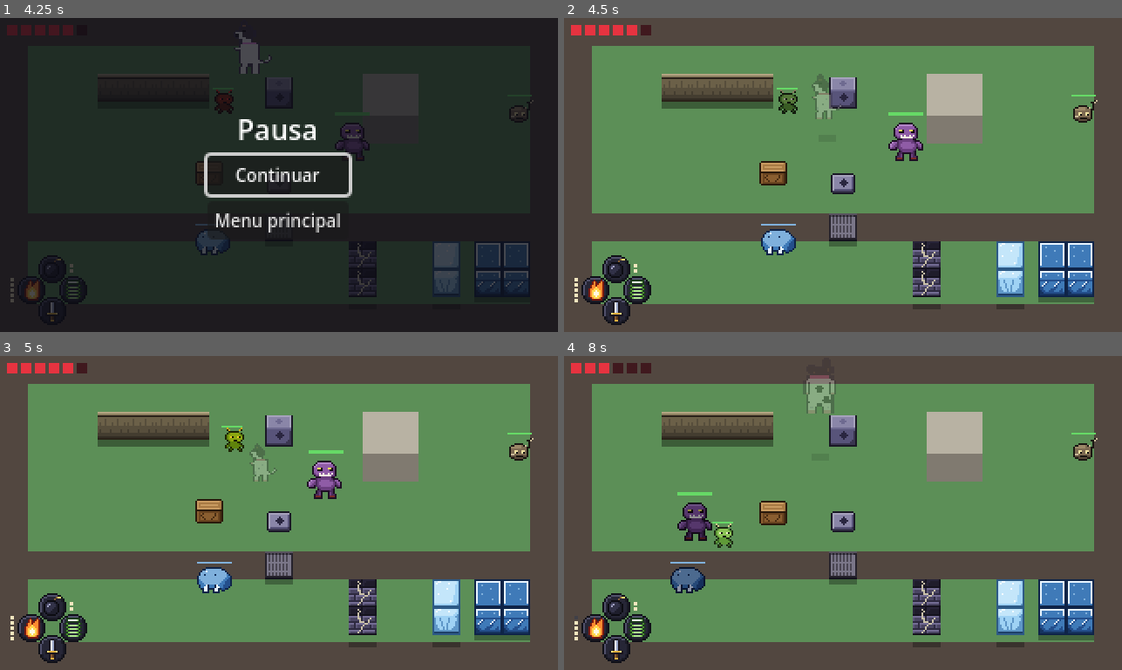
Above: before the commit, frames 1-4 (two rows, left to right).
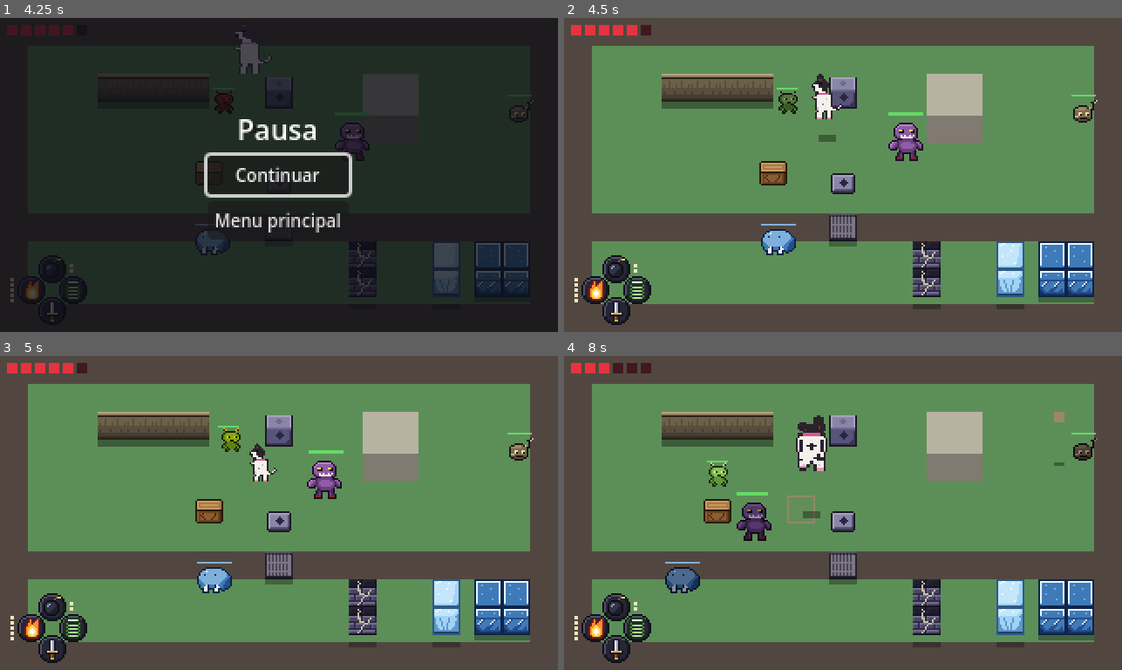
Above: after the commit, the same moments.

Repository: marcelozorza/Alttp2
Game: Godot game, scene res://world/test_room.tscn
Two runs of this game, one before a commit and one after it. Both use one fixed random seed, a clock stepped at 60 frames per second and the inputs below. This scene is started directly instead of the project's main scene.
Inputs (mouse positions are in pixels of both pictures, inside the frame that each line leads up to):
- Up to frame 1 (4.25 s): move the mouse to (401, 159) at 0.52 s; hold D (move_right) 0.53-1.28 s; tap J (attack) at 0.6, 3.05, 3.6 s; click (401, 159) at 0.67 s; tap Space (jump) at 0.77, 1.07, 1.52, 1.82, 2.3, 2.85, 3.02, 3.32, 3.77, 4.07 s; tap L (use_bomb) at 0.8, 1.35, 3.8 s; move the mouse to (167, 190) at 1.27 s; hold S (move_down) 1.28-2.03 s; tap K (use_fire) at 1.55, 2.1 s; move the mouse to (334, 105) at 2.02 s; hold D (move_right) 2.03-2.78 s; move the mouse to (251, 237) at 2.77 s; hold W (move_up) 2.78-3.53 s; click (251, 237) at 2.92 s; move the mouse to (446, 222) at 3.52 s; hold A (move_left) from 3.53 s (still down); tap Escape (pause) at 4.15 s
- Up to frame 2 (4.5 s): release A (move_left) at 4.25 s; click "Continuar" at 4.25 s
- Up to frame 3 (5 s): no input
- Up to frame 4 (8 s): move the mouse to (675, 465) at 5.02 s; hold A (move_left) 5.03-5.78 s; tap Shift (lock_facing) at 5.1 s; tap Space (jump) at 5.27, 5.57, 6.05, 6.77, 7.07, 7.52, 7.82 s; tap K (use_fire) at 5.3, 6.6 s; move the mouse to (870, 513) at 5.77 s; hold S (move_down) 5.78-6.53 s; tap L (use_bomb) at 5.85, 7.55 s; click (870, 513) at 5.92 s; move the mouse to (759, 434) at 6.52 s; hold D (move_right) 6.53-7.28 s; tap J (attack) at 6.8, 7.35 s; move the mouse to (965, 497) at 7.27 s; hold W (move_up) from 7.28 s (still down)

Frame 1 is identical in both runs. In frame 2, 0.5% of the frame differs, in the area x 44-50%, y 17-40%; in frame 3, 0.5%; in frame 4, 4.3%, in the area x 1-96%, y 6-84%.

Commit message:
Fôlego na corrida, relógio que para na pausa e música pausada com o menu
Três pedidos de Marcelo jogando. A corrida contínua dura 4 s e cansa o
personagem, que só corre de novo depois de 4 s recuperando o fôlego, sem
nenhum indicador na tela (run_time e run_rest_time no personagem, zero
desliga). O item que ficava no ar sobre o baú voltou porque todo tempo de
jogo era contado com Engine.get_physics_frames(), que segue contando com
o jogo pausado: o novo autoload Clock conta ticks só enquanto o jogo
roda, e passa a ser o relógio da invencibilidade, das cargas, do pavio da
bomba, dos avisos dos inimigos e do item sobre o baú. Só os sons ficam
com o relógio do Godot, porque os do menu tocam na pausa. O menu de pausa
pausa a trilha e a retoma de onde parou. O README passa a descrever o
menu e os capítulos com a numeração nova.

Co-Authored-By: Claude Fable 5.1 <noreply@anthropic.com>
Claude-Session: https://claude.ai/code/session_016s7NevSgZhoYUZ8ynYMumd

Diff:
--- a/audio/music.gd
+++ b/audio/music.gd
@@ -29,6 +29,11 @@
 	_player.play()
 
 
+## Pausa a trilha com o menu de pausa e a retoma de onde parou.
+func set_paused(paused: bool) -> void:
+	_player.stream_paused = paused
+
+
 ## Solta a trilha ao fechar o jogo, para o Godot não acusar recurso preso.
 func _exit_tree() -> void:
 	_player.stop()
--- a/enemies/boss.gd
+++ b/enemies/boss.gd
@@ -147,7 +147,7 @@
 func take_hit(amount: int, _direction: Vector2, kind := Hit.Kind.SWORD) -> void:
 	if _state == State.DEAD:
 		return
-	var now := Engine.get_physics_frames()
+	var now := Clock.tick
 	if _shell:
 		if _breaks_shell(kind):
 			_shell = false
@@ -173,7 +173,7 @@
 
 ## Dano no chefe já sem proteção, conforme o multiplicador de cada golpe.
 func _take_damage(amount: int, kind: Hit.Kind) -> void:
-	var now := Engine.get_physics_frames()
+	var now := Clock.tick
 	var factor := _factor(kind)
 	if factor == 0:
 		_immune_tick = now
@@ -208,7 +208,7 @@
 
 
 func _update_state() -> void:
-	var now := Engine.get_physics_frames()
+	var now := Clock.tick
 	if not _shell and now - _shell_break_tick >= GameMath.ticks(shell_regrow_time):
 		_shell = true
 		Sfx.play(&"shell_regrow")
@@ -317,7 +317,7 @@
 			State.CHARGE:
 				Sfx.play(&"boss_charge")
 	_state = state
-	_state_tick = Engine.get_physics_frames()
+	_state_tick = Clock.tick
 
 
 func _die() -> void:
@@ -333,7 +333,7 @@
 ## aviso de cada ataque, mais escuro parado depois de atacar, branco ao levar
 ## dano e cinza quando o golpe não o afeta. A casca pisca antes de voltar.
 func _draw() -> void:
-	var now := Engine.get_physics_frames()
+	var now := Clock.tick
 	var elapsed := now - _state_tick
 	var tint := Color.WHITE
 	var shake := Vector2.ZERO
--- a/enemies/enemy.gd
+++ b/enemies/enemy.gd
@@ -138,7 +138,7 @@
 
 func _ready() -> void:
 	health = max_health
-	_next_throw_tick = Engine.get_physics_frames() + GameMath.ticks(first_throw_delay)
+	_next_throw_tick = Clock.tick + GameMath.ticks(first_throw_delay)
 
 
 ## Recebe um golpe. O empurrão vem separado, pela física.
@@ -147,11 +147,11 @@
 		return
 	var factor := _factor(kind)
 	if factor == 0:
-		_immune_tick = Engine.get_physics_frames()
+		_immune_tick = Clock.tick
 		Sfx.play(&"immune")
 		return
 	health -= amount * factor
-	_hit_tick = Engine.get_physics_frames()
+	_hit_tick = Clock.tick
 	if health <= 0:
 		Sfx.play(&"enemy_die")
 		_die()
@@ -168,7 +168,7 @@
 	velocity = Vector2.ZERO
 	visible = true
 	_base.set_deferred("disabled", false)
-	_next_throw_tick = Engine.get_physics_frames() + GameMath.ticks(first_throw_delay)
+	_next_throw_tick = Clock.tick + GameMath.ticks(first_throw_delay)
 	_enter(State.IDLE)
 
 
@@ -206,7 +206,7 @@
 	var player := get_tree().get_first_node_in_group("player") as Node2D
 	var to_player := (player.global_position - global_position) if player else Vector2.ZERO
 	var in_sight := player != null and to_player.length() <= sight_range
-	var elapsed := Engine.get_physics_frames() - _state_tick
+	var elapsed := Clock.tick - _state_tick
 	match _state:
 		State.IDLE:
 			if in_sight:
@@ -254,14 +254,14 @@
 func _weave_velocity() -> Vector2:
 	if weave <= 0.0:
 		return Vector2.ZERO
-	return _approach_direction.orthogonal() * sin(Engine.get_physics_frames() * WEAVE_RATE) * weave
+	return _approach_direction.orthogonal() * sin(Clock.tick * WEAVE_RATE) * weave
 
 
 ## Altura do desenho acima dos pés, para quem voa.
 func _hover_height() -> float:
 	if not hover:
 		return 0.0
-	return 3.0 + sin(Engine.get_physics_frames() * 0.15) * 2.0
+	return 3.0 + sin(Clock.tick * 0.15) * 2.0
 
 
 ## Durante o bote, procura o personagem numa área um pouco maior que a base.
@@ -286,7 +286,7 @@
 func _can_throw(distance: float) -> bool:
 	return (
 		grenade_scene != null
-		and Engine.get_physics_frames() >= _next_throw_tick
+		and Clock.tick >= _next_throw_tick
 		and distance >= throw_min_range
 		and distance <= throw_max_range
 	)
@@ -295,7 +295,7 @@
 ## A granada sai da mão, acima da cabeça, e cai onde o personagem está agora.
 ## Ela fica com os efeitos do chão, que somem ao trocar de sala.
 func _throw(target: Vector2) -> void:
-	_next_throw_tick = Engine.get_physics_frames() + GameMath.ticks(throw_cooldown)
+	_next_throw_tick = Clock.tick + GameMath.ticks(throw_cooldown)
 	Sfx.play(&"grenade_throw")
 	var grenade := grenade_scene.instantiate() as Grenade
 	var layer := get_tree().get_first_node_in_group("floor_effects")
@@ -324,7 +324,7 @@
 			State.LUNGE:
 				Sfx.play(&"enemy_lunge")
 	_state = state
-	_state_tick = Engine.get_physics_frames()
+	_state_tick = Clock.tick
 
 
 func _die() -> void:
@@ -344,7 +344,7 @@
 ## corpo provisório muda de cor e o olho mostra para onde ele vai. A barra
 ## acima mostra a vida.
 func _update_visuals() -> void:
-	var elapsed := Engine.get_physics_frames() - _state_tick
+	var elapsed := Clock.tick - _state_tick
 	var color := _body_color
 	var tint := Color.WHITE
 	var shake := Vector2.ZERO
@@ -360,10 +360,10 @@
 		State.RECOVER, State.THROW_RECOVER:
 			color = _body_color.darkened(0.35)
 			tint = RECOVER_TINT
-	if Engine.get_physics_frames() - _hit_tick < GameMath.ticks(hit_flash_time):
+	if Clock.tick - _hit_tick < GameMath.ticks(hit_flash_time):
 		color = HIT_COLOR
 		tint = HIT_TINT
-	elif Engine.get_physics_frames() - _immune_tick < GameMath.ticks(hit_flash_time):
+	elif Clock.tick - _immune_tick < GameMath.ticks(hit_flash_time):
 		color = IMMUNE_COLOR
 		tint = IMMUNE_COLOR
 	if _art:
--- a/enemies/grenade.gd
+++ b/enemies/grenade.gd
@@ -48,13 +48,13 @@
 	global_position = ((target / tile).floor() + Vector2(0.5, 0.5)) * tile
 	_from = from
 	_from_height = from_height
-	_launch_tick = Engine.get_physics_frames()
+	_launch_tick = Clock.tick
 	_update_ball()
 
 
 func _physics_process(_delta: float) -> void:
 	if _burst_tick >= 0:
-		if Engine.get_physics_frames() - _burst_tick >= BURST_TICKS:
+		if Clock.tick - _burst_tick >= BURST_TICKS:
 			queue_free()
 	elif _progress() >= 1.0:
 		_burst()
@@ -66,7 +66,7 @@
 ## Fração do voo já percorrida, de 0 a 1.
 func _progress() -> float:
 	var flight := maxi(GameMath.ticks(flight_time), 1)
-	return minf(float(Engine.get_physics_frames() - _launch_tick) / flight, 1.0)
+	return minf(float(Clock.tick - _launch_tick) / flight, 1.0)
 
 
 ## Posição da granada no chão, relativa ao centro da área. É onde fica a sombra.
@@ -88,7 +88,7 @@
 
 
 func _burst() -> void:
-	_burst_tick = Engine.get_physics_frames()
+	_burst_tick = Clock.tick
 	Sfx.play(&"grenade_burst")
 	_ball.visible = false
 	_area_shape.size = _area().size
@@ -113,7 +113,7 @@
 func _draw() -> void:
 	var area := _area()
 	if _burst_tick >= 0:
-		var fade := 1.0 - float(Engine.get_physics_frames() - _burst_tick) / BURST_TICKS
+		var fade := 1.0 - float(Clock.tick - _burst_tick) / BURST_TICKS
 		draw_rect(area, Color(color, 0.7 * fade))
 		return
 	draw_rect(area, Color(color, 0.12))
--- a/enemies/sentinel.gd
+++ b/enemies/sentinel.gd
@@ -33,7 +33,7 @@
 func take_hit(amount: int, _direction: Vector2, kind := Hit.Kind.SWORD) -> void:
 	if _state == State.DEAD:
 		return
-	var now := Engine.get_physics_frames()
+	var now := Clock.tick
 	if _shell:
 		if kind == Hit.Kind.BLAST:
 			_shell = false
--- a/items/bomb.gd
+++ b/items/bomb.gd
@@ -37,19 +37,19 @@
 
 func _ready() -> void:
 	add_to_group("bombs")
-	_spawn_tick = Engine.get_physics_frames()
+	_spawn_tick = Clock.tick
 
 
 ## Fogo e explosões acendem o pavio. A bomba explode no tick seguinte, fora da
 ## consulta de física que a atingiu.
 func take_hit(_amount: int, _direction: Vector2, kind := Hit.Kind.SWORD) -> void:
 	if Hit.is_fire(kind) or kind == Hit.Kind.BLAST:
-		var lit := Engine.get_physics_frames() - GameMath.ticks(fuse_time) + 1
+		var lit := Clock.tick - GameMath.ticks(fuse_time) + 1
 		_spawn_tick = mini(_spawn_tick, lit)
 
 
 func _physics_process(delta: float) -> void:
-	var now := Engine.get_physics_frames()
+	var now := Clock.tick
 	if _blast_tick >= 0:
 		if now - _blast_tick >= BLAST_TICKS:
 			queue_free()
@@ -64,7 +64,7 @@
 
 
 func _explode() -> void:
-	_blast_tick = Engine.get_physics_frames()
+	_blast_tick = Clock.tick
 	Sfx.play(&"explosion")
 	remove_from_group("bombs")
 	_base.set_deferred("disabled", true)
@@ -93,7 +93,7 @@
 
 
 func _draw() -> void:
-	var now := Engine.get_physics_frames()
+	var now := Clock.tick
 	if _blast_tick >= 0:
 		var progress := float(now - _blast_tick) / BLAST_TICKS
 		var radius := blast_radius * (0.6 + 0.4 * progress)
--- a/items/chest.gd
+++ b/items/chest.gd
@@ -48,7 +48,7 @@
 	if is_open or kind != Hit.Kind.SWORD:
 		return
 	is_open = true
-	_open_tick = Engine.get_physics_frames()
+	_open_tick = Clock.tick
 	Sfx.play(&"chest_open")
 	var player := get_tree().get_first_node_in_group("player") as Player
 	if player:
@@ -59,7 +59,7 @@
 
 ## Redesenha enquanto o item aparece e mais uma vez depois, para apagá-lo.
 func _physics_process(_delta: float) -> void:
-	if is_open and Engine.get_physics_frames() - _open_tick <= SHOW_ITEM_TICKS + 1:
+	if is_open and Clock.tick - _open_tick <= SHOW_ITEM_TICKS + 1:
 		queue_redraw()
 
 
@@ -68,7 +68,7 @@
 		draw_texture(CLOSED_TEXTURE, TEXTURE_OFFSET)
 		return
 	draw_texture(OPEN_TEXTURE, TEXTURE_OFFSET)
-	var elapsed := Engine.get_physics_frames() - _open_tick
+	var elapsed := Clock.tick - _open_tick
 	if elapsed <= SHOW_ITEM_TICKS:
 		var rise := floorf(minf(elapsed, 20.0) * 0.5)
 		ToolIcons.draw(self, item, Vector2(0.0, -SIZE.y - 10.0 - rise))
--- a/items/fireball.gd
+++ b/items/fireball.gd
@@ -72,7 +72,7 @@
 
 func _draw() -> void:
 	# A chama tremula alternando o desenho espelhado.
-	var flicker := posmod(Engine.get_physics_frames(), 4) < 2
+	var flicker := posmod(Clock.tick, 4) < 2
 	var texture := STRONG_TEXTURE if strong else TEXTURE
 	var half := texture.get_width() / 2.0
 	draw_rect(Rect2(Vector2(-half / 2.0, -1.0), Vector2(half, 2.0)), SHADOW_COLOR)
--- a/items/relic.gd
+++ b/items/relic.gd
@@ -33,7 +33,7 @@
 
 
 func _draw() -> void:
-	var bob := sin(Engine.get_physics_frames() * 0.08) * 2.0
+	var bob := sin(Clock.tick * 0.08) * 2.0
 	var center := Vector2(0.0, -12.0 + bob)
 	draw_rect(Rect2(Vector2(-4.0, -1.0), Vector2(8.0, 2.0)), SHADOW_COLOR)
 	draw_texture(TEXTURE, (center - Vector2(6.0, 6.0)).round())
--- a/obstacles/door_art.gd
+++ b/obstacles/door_art.gd
@@ -9,7 +9,7 @@
 
 ## Deslocamento do tremor, contado do tick do golpe. Zero depois do tremor.
 static func shake_offset(shake_tick: int) -> Vector2:
-	var elapsed := Engine.get_physics_frames() - shake_tick
+	var elapsed := Clock.tick - shake_tick
 	if elapsed < 0 or elapsed >= SHAKE_TICKS:
 		return Vector2.ZERO
 	return Vector2(1.0 if posmod(elapsed, 4) < 2 else -1.0, 0.0)
--- a/obstacles/locked_door.gd
+++ b/obstacles/locked_door.gd
@@ -49,7 +49,7 @@
 
 
 func _physics_process(_delta: float) -> void:
-	var now := Engine.get_physics_frames()
+	var now := Clock.tick
 	if not opened:
 		for body: Node2D in _touch.get_overlapping_bodies():
 			var player := body as Player
@@ -81,7 +81,7 @@
 	var texture := BOSS_DOOR_TEXTURE if needs_boss_key else DOOR_TEXTURE
 	var sink := 1.0
 	if opened:
-		sink = 1.0 - float(Engine.get_physics_frames() - _open_tick) / OPEN_TICKS
+		sink = 1.0 - float(Clock.tick - _open_tick) / OPEN_TICKS
 		if sink <= 0.0:
 			return
 	DoorArt.draw_sunk(self, texture, size, sink, DoorArt.shake_offset(_shake_tick))
--- a/obstacles/obstacle.gd
+++ b/obstacles/obstacle.gd
@@ -38,10 +38,10 @@
 		return
 	if _opens_with(kind):
 		cleared = true
-		_clear_tick = Engine.get_physics_frames()
+		_clear_tick = Clock.tick
 		Sfx.play(_clear_sound())
 	else:
-		_shake_tick = Engine.get_physics_frames()
+		_shake_tick = Clock.tick
 		Sfx.play(&"deny")
 	queue_redraw()
 
@@ -50,7 +50,7 @@
 	if cleared and not _opened and _ticks_since_clear() >= _open_delay():
 		_opened = true
 		_shape.set_deferred("disabled", true)
-	var shaking := Engine.get_physics_frames() - _shake_tick <= DoorArt.SHAKE_TICKS
+	var shaking := Clock.tick - _shake_tick <= DoorArt.SHAKE_TICKS
 	if shaking or (cleared and _ticks_since_clear() <= CLEAR_ANIMATION_TICKS):
 		queue_redraw()
 
@@ -76,7 +76,7 @@
 
 
 func _ticks_since_clear() -> int:
-	return Engine.get_physics_frames() - _clear_tick
+	return Clock.tick - _clear_tick
 
 
 ## Sombra no chão logo ao sul do bloqueio, enquanto ele está de pé.
--- a/obstacles/switch_door.gd
+++ b/obstacles/switch_door.gd
@@ -23,7 +23,7 @@
 	if value == open:
 		return
 	open = value
-	_move_tick = Engine.get_physics_frames()
+	_move_tick = Clock.tick
 	_closing = not open
 	if open:
 		_shape.set_deferred("disabled", true)
@@ -44,7 +44,7 @@
 	if _closing and not _occupied():
 		_closing = false
 		_shape.disabled = false
-	if Engine.get_physics_frames() - _move_tick <= MOVE_TICKS:
+	if Clock.tick - _move_tick <= MOVE_TICKS:
 		queue_redraw()
 
 
@@ -65,7 +65,7 @@
 
 ## Desenha a grade casa por casa. Aberta, ela fica afundada no chão.
 func _draw() -> void:
-	var progress := minf(float(Engine.get_physics_frames() - _move_tick) / MOVE_TICKS, 1.0)
+	var progress := minf(float(Clock.tick - _move_tick) / MOVE_TICKS, 1.0)
 	var height := 1.0 - progress if open else progress
 	if height >= 1.0:
 		_draw_shadow()
--- a/player/player.gd
+++ b/player/player.gd
@@ -109,6 +109,13 @@
 ## qualquer caso, apertar uma direção com componente para trás cancela a
 ## corrida, como uma freada.
 @export var run_can_steer := true
+## Segundos de corrida contínua até o personagem cansar. Zero desliga o
+## fôlego, e ele corre sem limite.
+@export_range(0.0, 20.0, 0.5) var run_time := 4.0
+## Segundos andando ou parado para recuperar o fôlego todo depois de cansar.
+## Cansado, o duplo toque não faz nada, e nada aparece na tela de propósito
+## (pedido de Marcelo em 2026-11-06): é só a sensação de ter de esperar.
+@export_range(0.0, 20.0, 0.5) var run_rest_time := 4.0
 
 @export_group("Batidas")
 ## Velocidade, em pixels por segundo, abaixo da qual o personagem recupera o
@@ -177,6 +184,10 @@
 var _state := State.WALK
 var _state_tick := 0
 var _run_direction := Vector2.ZERO
+## Fôlego, de 0 (cansado) a 1 (cheio).
+var _breath := 1.0
+## Cansado: sem correr até o fôlego encher de novo.
+var _winded := false
 var _previous_direction := Vector2.ZERO
 var _last_press_direction := Vector2.ZERO
 var _last_press_tick := 0
@@ -221,6 +232,7 @@
 	_recharge_tools()
 	var direction := _read_direction()
 	_update_state(direction)
+	_breathe()
 	var in_control := _state == State.WALK or _state == State.RUN
 	if in_control:
 		# A frente se atualiza antes do golpe, para que direção e ataque
@@ -339,10 +351,10 @@
 ## empurrão vem separado, pela física da batida. Sem vida, o personagem cai
 ## e avisa a cena, que mostra a tela de derrota.
 func take_hit(amount: int, _direction: Vector2, _kind := Hit.Kind.SWORD) -> void:
-	if _state == State.DEAD or Engine.get_physics_frames() < _invincible_until_tick:
+	if _state == State.DEAD or Clock.tick < _invincible_until_tick:
 		return
 	health -= amount
-	_invincible_until_tick = Engine.get_physics_frames() + GameMath.ticks(invincibility_time)
+	_invincible_until_tick = Clock.tick + GameMath.ticks(invincibility_time)
 	if health <= 0:
 		health = 0
 		Sfx.play(&"down")
@@ -360,7 +372,7 @@
 ## Trava a espada por alguns segundos. Durante a invencibilidade, nada
 ## acontece. Uma trava nova nunca encurta a que já existe.
 func lock_sword(seconds: float) -> void:
-	var now := Engine.get_physics_frames()
+	var now := Clock.tick
 	if now < _invincible_until_tick:
 		return
 	var until := now + GameMath.ticks(seconds)
@@ -371,21 +383,21 @@
 
 
 func is_sword_locked() -> bool:
-	return Engine.get_physics_frames() < _sword_lock_until_tick
+	return Clock.tick < _sword_lock_until_tick
 
 
 ## Golpe de espada na direção da frente. Correr e atacar encerra a corrida.
 ## Com a espada travada, o aperto só faz a barra da trava piscar.
 func _attack() -> void:
 	if is_sword_locked():
-		_sword_denied_tick = Engine.get_physics_frames()
+		_sword_denied_tick = Clock.tick
 		Sfx.play(&"sword_denied")
 		return
 	if _state == State.RUN:
 		_enter(State.WALK)
 	_sword.attack(facing)
 	Sfx.play(&"sword_swing")
-	_freeze_until_tick = Engine.get_physics_frames() + GameMath.ticks(attack_freeze_time)
+	_freeze_until_tick = Clock.tick + GameMath.ticks(attack_freeze_time)
 
 
 ## Volta ao ponto de reaparecer com a vida cheia e as cargas cheias, e
@@ -407,7 +419,7 @@
 
 
 func _recharge_tools() -> void:
-	var now := Engine.get_physics_frames()
+	var now := Clock.tick
 	_fire_charges.recharge(now, GameMath.ticks(fire_recharge_time))
 	_bomb_charges.recharge(now, GameMath.ticks(bomb_recharge_time))
 
@@ -440,7 +452,7 @@
 	get_parent().add_child(bomb)
 	bomb.add_collision_exception_with(self)
 	add_collision_exception_with(bomb)
-	_bomb_charges.spend(Engine.get_physics_frames())
+	_bomb_charges.spend(Clock.tick)
 	Sfx.play(&"bomb_place")
 
 
@@ -458,7 +470,7 @@
 	fireball.strong = has_tool(Item.Id.STRONG_FIRE)
 	fireball.position = position + facing * 9.0
 	get_parent().add_child(fireball)
-	_fire_charges.spend(Engine.get_physics_frames())
+	_fire_charges.spend(Clock.tick)
 	Sfx.play(&"fire_shoot")
 
 
@@ -528,7 +540,7 @@
 func _steer(direction: Vector2, delta: float) -> void:
 	var move_direction := direction
 	var speed := run_speed if _state == State.RUN else walk_speed
-	if Engine.get_physics_frames() < _freeze_until_tick:
+	if Clock.tick < _freeze_until_tick:
 		# Parado durante o golpe, mas ainda pode virar para o próximo.
 		move_direction = Vector2.ZERO
 	_update_velocity(move_direction, speed, delta)
@@ -544,14 +556,14 @@
 
 
 ## Andar vira corrida com o duplo toque, e a corrida dura enquanto a direção
-## estiver pressionada. O arremesso por batida interrompe qualquer estado e
-## termina em andar.
+## estiver pressionada e houver fôlego. O arremesso por batida interrompe
+## qualquer estado e termina em andar.
 func _update_state(direction: Vector2) -> void:
 	var pressed := _previous_direction == Vector2.ZERO and direction != Vector2.ZERO
 	_previous_direction = direction
 	match _state:
 		State.WALK:
-			if pressed and _is_double_tap(direction):
+			if pressed and _is_double_tap(direction) and not _winded:
 				_run_direction = direction
 				_enter(State.RUN)
 		State.RUN:
@@ -570,10 +582,26 @@
 			pass
 
 
+## Gasta o fôlego correndo e o recupera no resto do tempo. Sem fôlego, o
+## personagem cansa: para de correr e só volta a correr com o fôlego cheio.
+func _breathe() -> void:
+	if run_time <= 0.0:
+		return
+	if _state == State.RUN:
+		_breath = maxf(0.0, _breath - 1.0 / GameMath.ticks(run_time))
+		if _breath == 0.0:
+			_winded = true
+			_enter(State.WALK)
+	else:
+		_breath = minf(1.0, _breath + 1.0 / maxf(1.0, GameMath.ticks(run_rest_time)))
+		if _breath == 1.0:
+			_winded = false
+
+
 ## Duas pressões na mesma direção, partindo do neutro, dentro de
 ## double_tap_window. Depois de reconhecido, o duplo toque é consumido.
 func _is_double_tap(direction: Vector2) -> bool:
-	var now := Engine.get_physics_frames()
+	var now := Clock.tick
 	var window := GameMath.ticks(double_tap_window)
 	if direction == _last_press_direction and now - _last_press_tick <= window:
 		_last_press_direction = Vector2.ZERO
@@ -588,11 +616,11 @@
 	if state != _state and state == State.RUN:
 		Sfx.play(&"dash")
 	_state = state
-	_state_tick = Engine.get_physics_frames()
+	_state_tick = Clock.tick
 
 
 func _ticks_in_state() -> int:
-	return Engine.get_physics_frames() - _state_tick
+	return Clock.tick - _state_tick
 
 
 func _update_facing(direction: Vector2) -> void:
@@ -655,8 +683,8 @@
 			tint = KNOCKBACK_TINT
 	_update_art()
 	_art.modulate = tint
-	var invincible := Engine.get_physics_frames() < _invincible_until_tick
-	var flicker := posmod(Engine.get_physics_frames(), 6) < 3
+	var invincible := Clock.tick < _invincible_until_tick
+	var flicker := posmod(Clock.tick, 6) < 3
 	modulate.a = 0.3 if invincible and flicker else 1.0
 	# No ar, o corpo sobe e cresce, e a sombra fica no chão. O crescimento é
 	# por pixel de altura, então o pulo da mola forte cresce mais.
@@ -677,7 +705,7 @@
 	var moving := (_state == State.WALK or _state == State.RUN) and velocity.length() > 1.0
 	var step_ticks := RUN_STEP_TICKS if on_all_fours else WALK_STEP_TICKS
 	var step := 0
-	if moving and posmod(floori(float(Engine.get_physics_frames()) / step_ticks), 2) == 1:
+	if moving and posmod(floori(float(Clock.tick) / step_ticks), 2) == 1:
 		step = 1
 	# Só a corrida soa, um passo a cada troca de pata, quando o segundo passo
 	# aparece. Andar é silencioso (pedido de Marcelo em 2026-11-06).
@@ -699,7 +727,7 @@
 
 
 func _update_sword_lock_bar() -> void:
-	var now := Engine.get_physics_frames()
+	var now := Clock.tick
 	var left := _sword_lock_until_tick - now
 	_sword_lock_bar.visible = left > 0
 	if left <= 0:
--- a/player/sword.gd
+++ b/player/sword.gd
@@ -47,7 +47,7 @@
 ## Golpeia na direção dada, uma das 4 direções retas.
 func attack(direction: Vector2) -> void:
 	_direction = direction
-	_attack_tick = Engine.get_physics_frames()
+	_attack_tick = Clock.tick
 	_already_hit.clear()
 	_apply_hits()
 	_update_blade()
@@ -60,7 +60,7 @@
 
 
 func _elapsed() -> int:
-	return Engine.get_physics_frames() - _attack_tick
+	return Clock.tick - _attack_tick
 
 
 func _apply_hits() -> void:
--- a/project.godot
+++ b/project.godot
@@ -20,6 +20,7 @@
 
 Music="*res://audio/music.gd"
 Sfx="*res://audio/sfx.gd"
+Clock="*res://util/clock.gd"
 
 [display]
 
--- a/ui/pause_menu.gd
+++ b/ui/pause_menu.gd
@@ -40,6 +40,7 @@
 
 func open() -> void:
 	get_tree().paused = true
+	Music.set_paused(true)
 	visible = true
 	Sfx.play(&"menu_confirm")
 	_buttons[0].grab_focus()
@@ -52,10 +53,12 @@
 
 func resume() -> void:
 	visible = false
+	Music.set_paused(false)
 	get_tree().paused = false
 
 
 func _on_exit() -> void:
+	Music.set_paused(false)
 	if exit_to_title:
 		Flow.go_to_title(get_tree())
 	else:
--- /dev/null
+++ b/util/clock.gd
@@ -0,0 +1,18 @@
+extends Node
+## Relógio do jogo, em ticks de física, carregado o tempo todo como autoload
+## Clock. Para junto com o jogo pausado, ao contrário de
+## Engine.get_physics_frames(), que segue contando. Todo tempo de jogo
+## (invencibilidade, avisos dos inimigos, cargas, pavio da bomba, item sobre
+## o baú) é contado por aqui, para que pausar não adiante nada e nenhum
+## desses contadores estoure durante a pausa. Os sons usam o relógio do
+## Godot, porque os do menu tocam com o jogo pausado.
+##
+## O autoload vem antes da cena na árvore, então o tick avança no começo de
+## cada passo de física e todos os nós leem o mesmo valor dentro do passo.
+
+## Ticks de física desde o início do jogo, sem contar o tempo pausado.
+var tick := 0
+
+
+func _physics_process(_delta: float) -> void:
+	tick += 1
--- a/world/overworld/entrance.gd
+++ b/world/overworld/entrance.gd
@@ -49,7 +49,7 @@
 
 
 func _physics_process(_delta: float) -> void:
-	var now := Engine.get_physics_frames()
+	var now := Clock.tick
 	if not _used:
 		for body: Node2D in _touch.get_overlapping_bodies():
 			if body is Player:
@@ -80,5 +80,5 @@
 	if mode == Mode.LOCKED:
 		draw_texture(GATE_TEXTURE, offset + GATE_OFFSET)
 	elif mode == Mode.DONE:
-		var bob := sin(Engine.get_physics_frames() * 0.08) * 1.5
+		var bob := sin(Clock.tick * 0.08) * 1.5
 		draw_texture(RELIC_TEXTURE, (Vector2(10.0, -22.0 + bob)).round())
--- a/world/overworld/save_stone.gd
+++ b/world/overworld/save_stone.gd
@@ -36,7 +36,7 @@
 
 
 func _physics_process(_delta: float) -> void:
-	if Engine.get_physics_frames() - _lit_tick <= LIT_TICKS + 1:
+	if Clock.tick - _lit_tick <= LIT_TICKS + 1:
 		queue_redraw()
 
 
@@ -47,11 +47,11 @@
 	player.health = player.max_health
 	Progress.save()
 	Sfx.play(&"save")
-	_lit_tick = Engine.get_physics_frames()
+	_lit_tick = Clock.tick
 
 
 func _draw() -> void:
-	var elapsed := Engine.get_physics_frames() - _lit_tick
+	var elapsed := Clock.tick - _lit_tick
 	var lit := elapsed <= LIT_TICKS
 	if lit:
 		var progress := float(elapsed) / LIT_TICKS
Not shown, changed: docs/design.md
